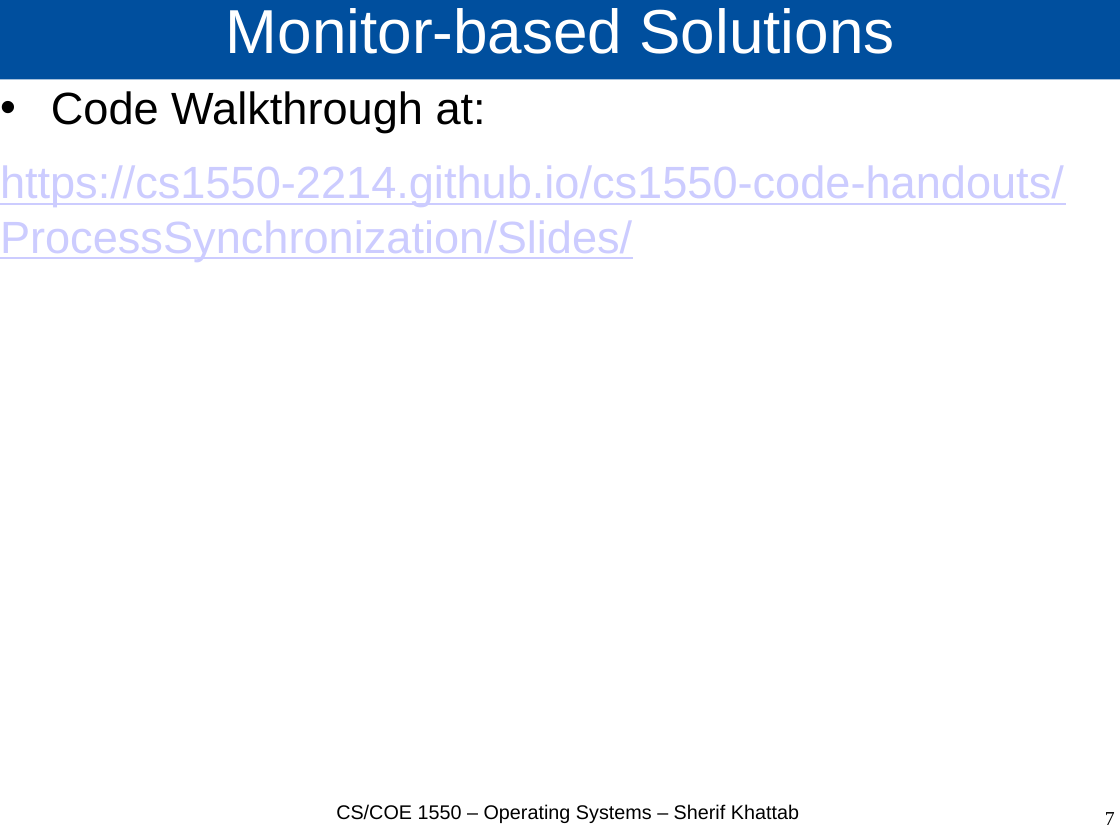
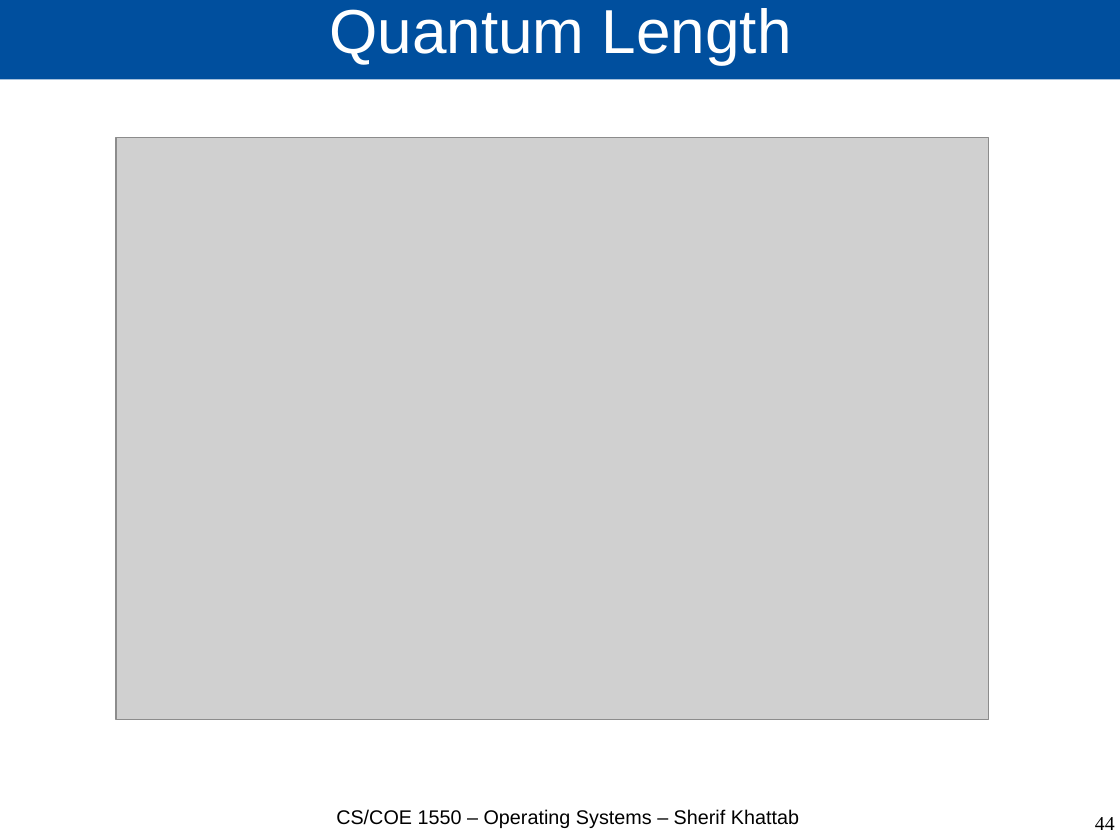
Before and after one commit to cs1550-2224/cs1550-code-handouts, a slide deck: slide 44 of DraftSlides/Lecture12.pptx (slide 7 before the commit). Drawn at 1120x840 pixels with LibreOffice and Linux fonts; fonts in the diff are those of the drawing; grey boxes stand for pictures. Boxes give left, top, right and bottom in pixels: in the first picture for what was removed or moved away, otherwise in the second. Text is boxed around its words. In the diff, an @@ line names an element or a change of style, - is before the commit and + after.

```diff
--- a/DraftSlides/Lecture12.pptx
+++ b/DraftSlides/Lecture12.pptx
@@ title at [329, 8, 792, 65]: text changed @@
-Monitor-based Solutions
+Quantum Length
@@ text removed at [0, 91, 1064, 261] @@
-• Code Walkthrough at:
-https://cs1550-2214.github.io/cs1550-code-handouts/ProcessSynchronization/Slides/
@@ picture added at [116, 137, 989, 720] @@
@@ text "CS/COE 1550 – Operating Systems ...": place and size @@
-text "CS/COE 1550 – Operating Systems ..." at [336, 804, 799, 823]
+text "CS/COE 1550 – Operating Systems ..." at [336, 809, 799, 828]
@@ page number at [1095, 817, 1115, 830]: text changed @@
-7
+44
```
Also in this commit, not shown: 7 other slides changed, 37 slides added, 7 other files.
